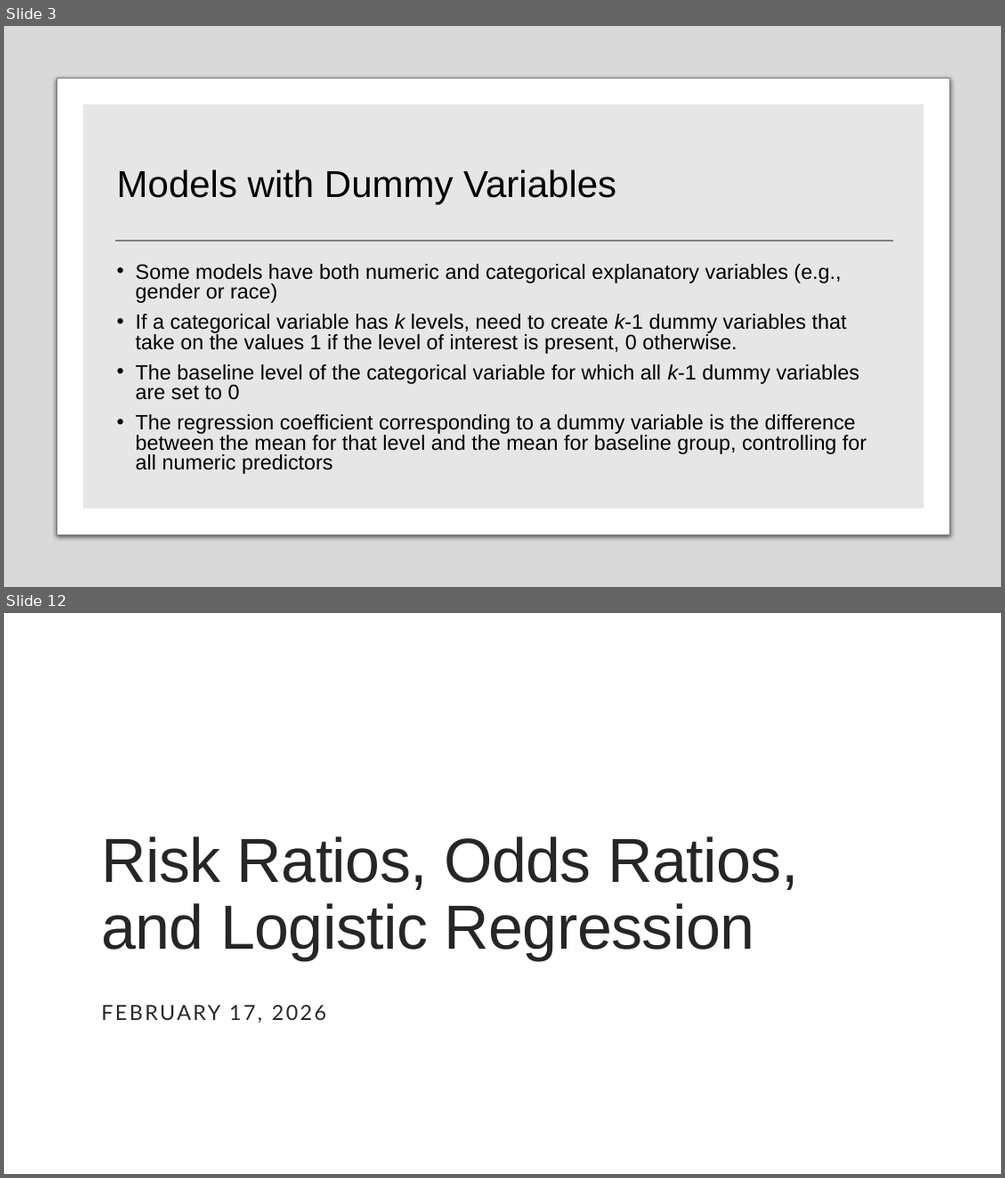
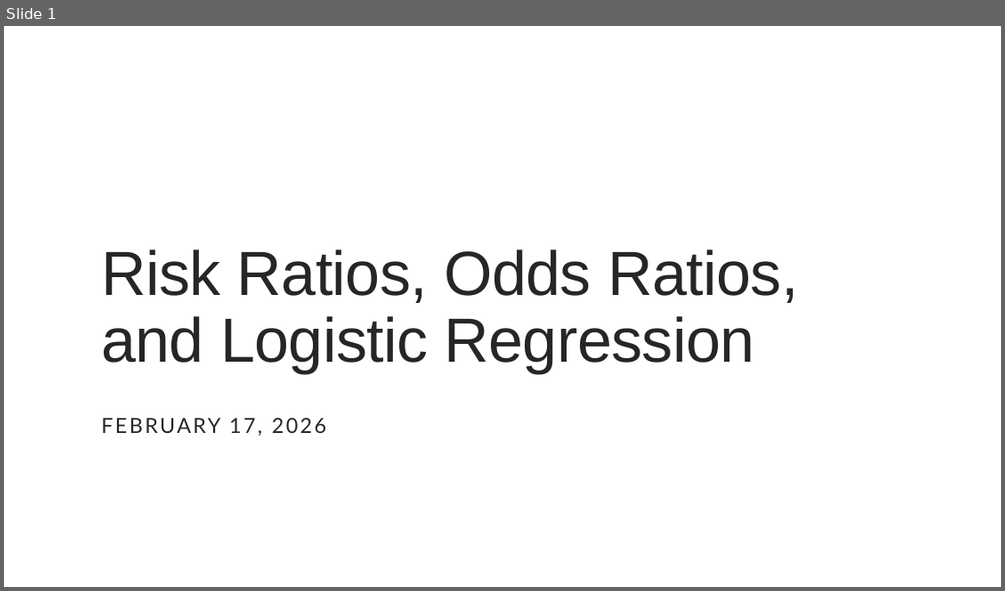
Before and after one commit to issues-osu/statsii-spring2026, a slide deck: slides/logistic/logistic_regression-lecture.pptx. Shown one above the other, each under a label of ours: slides 3 and 12 before the commit, slide 1 after it; the slides between them are not shown. The pictures are 1005x1178 and 1005x591 pixels, drawn with LibreOffice and Linux fonts; fonts in the diff are those of the drawing. Boxes give left, top, right and bottom in pixels: in the first picture for what was removed or moved away, otherwise in the second. Text is boxed around its words. In the diff, an @@ line names an element or a change of style, - is before the commit and + after.

```diff
--- a/slides/logistic/logistic_regression-lecture.pptx
+++ b/slides/logistic/logistic_regression-lecture.pptx
@@ slide 3 removed at (4, 26, 1001, 587), background #FFFFFF @@
@@ rectangle removed at (4, 26, 1001, 587) @@
@@ rounded rectangle removed at (57, 79, 950, 534) @@
@@ rectangle removed at (83, 104, 923, 508) @@
@@ title removed at (117, 169, 616, 205) @@
-Models with Dummy Variables
@@ line removed from (115, 240) to (893, 240) @@
@@ text removed at (136, 264, 866, 474) @@
-• Some models have both numeric and categorical explanatory variables (e.g., gender or race)
-• If a categorical variable has k levels, need to create k-1 dummy variables that take on the values 1 if the level of interest is present, 0 otherwise.
-• The baseline level of the categorical variable for which all k-1 dummy variables are set to 0
-• The regression coefficient corresponding to a dummy variable is the difference between the mean for that level and the mean for baseline group, controlling for all numeric predictors
@@ what was slide 12 is now slide 1 @@
```
Also in this commit, not shown: 10 other slides removed, 19 other files.
